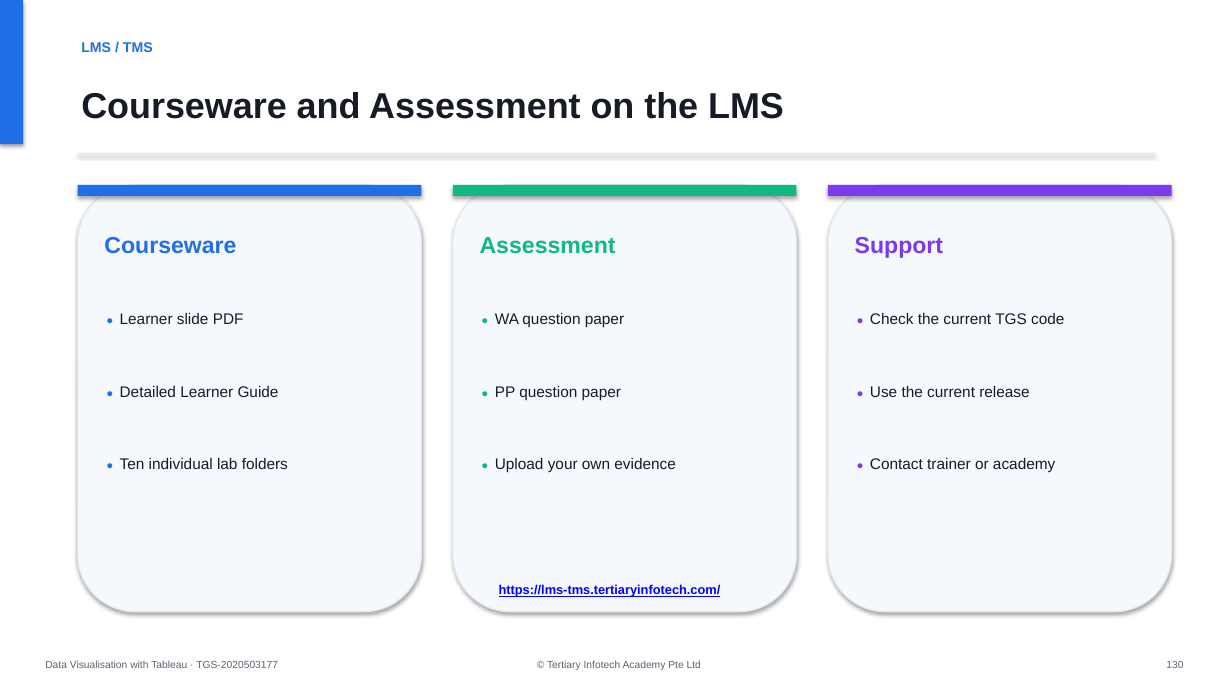
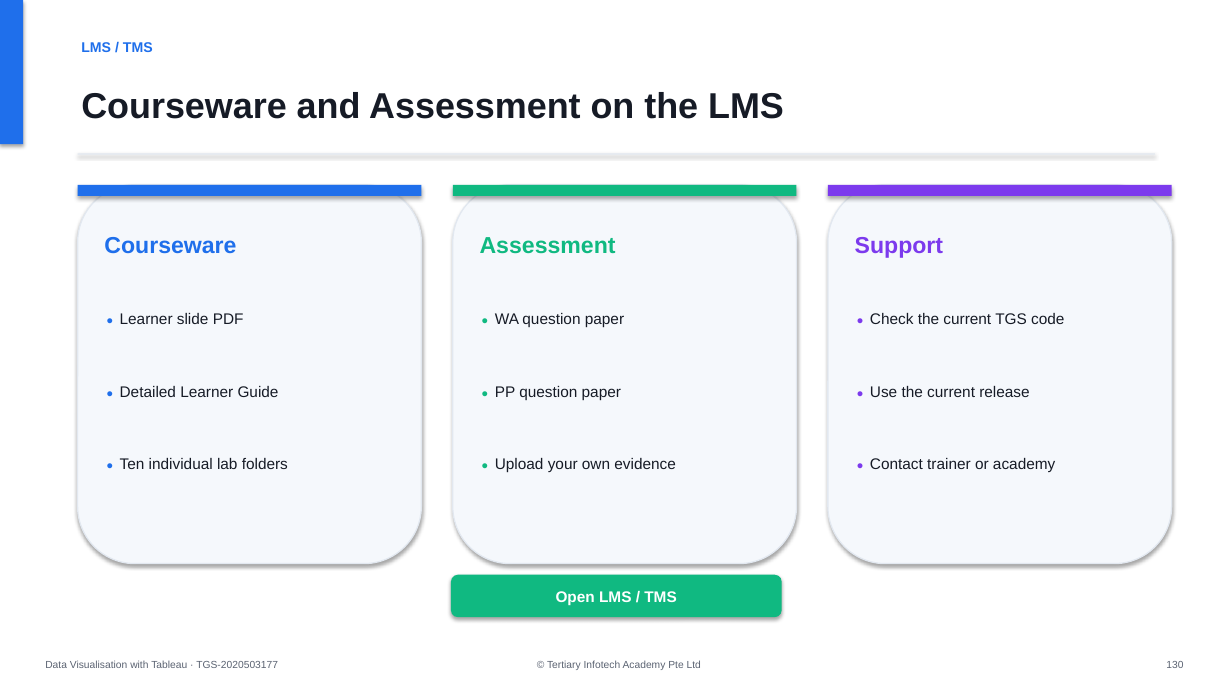
Before and after one commit to tertiarycourses/TGS-2020503177-Data-Visualisation-with-Tableau, a slide deck: slide 131 of courseware/Data-Visualisation-with-Tableau-v17.0.pptx. Drawn at 1232x693 pixels with LibreOffice and Linux fonts; fonts in the diff are those of the drawing. Boxes give left, top, right and bottom in pixels: in the first picture for what was removed or moved away, otherwise in the second. Text is boxed around its words. In the diff, an @@ line names an element or a change of style, - is before the commit and + after.

```diff
--- a/courseware/Data-Visualisation-with-Tableau-v17.0.pptx
+++ b/courseware/Data-Visualisation-with-Tableau-v17.0.pptx
@@ rounded rectangle: place and size @@
-rounded rectangle at [78,185,421,612]
+rounded rectangle at [78,185,421,564]
@@ rounded rectangle: place and size @@
-rounded rectangle at [453,185,797,612]
+rounded rectangle at [453,185,797,564]
@@ rounded rectangle: place and size @@
-rounded rectangle at [828,185,1172,612]
+rounded rectangle at [828,185,1172,564]
@@ rounded rectangle added at [451,575,782,617], fill #10B981, 12 pt, text #FFFFFF, bold @@
+Open LMS / TMS
@@ text removed at [499,584,721,597] @@
-https://lms-tms.tertiaryinfotech.com/
```
Also in this commit, not shown: 3 other slides changed, 1 other file.
